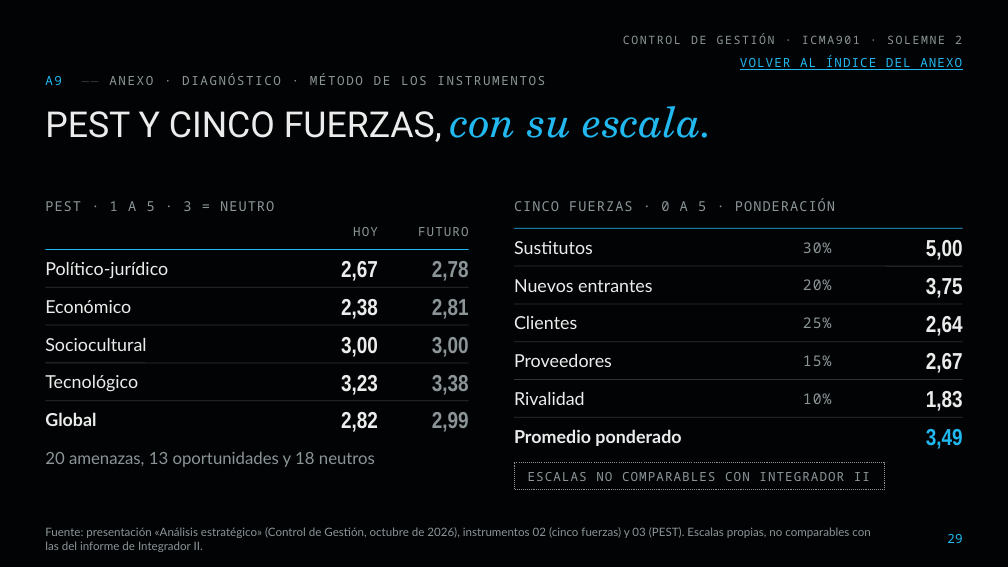
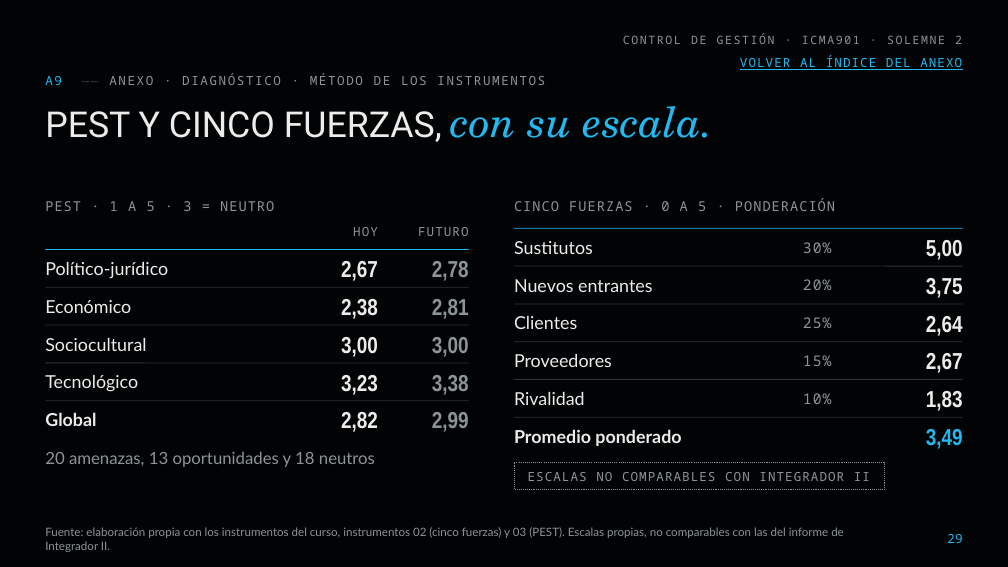
Before and after one commit to diegoaam0109-ux/lumine, a slide deck: slide 29 of solemne-2/Lumine_Solemne2_CMI_Control_de_Gestion.pptx. Drawn at 1008x567 pixels with LibreOffice and Linux fonts; fonts in the diff are those of the drawing; background and template pictures are left out. Boxes give left, top, right and bottom in pixels: in the first picture for what was removed or moved away, otherwise in the second. Text is boxed around its words. In the diff, an @@ line names an element or a change of style, - is before the commit and + after.

```diff
--- a/solemne-2/Lumine_Solemne2_CMI_Control_de_Gestion.pptx
+++ b/solemne-2/Lumine_Solemne2_CMI_Control_de_Gestion.pptx
@@ text at box(45, 527, 844, 552): text changed @@
-Fuente: presentación «Análisis estratégico» (Control de Gestión, octubre de 2026), instrumentos 02 (cinco fuerzas) y 03 (PEST). Escalas propias, no comparables con las del informe de Integrador II.
+Fuente: elaboración propia con los instrumentos del curso, instrumentos 02 (cinco fuerzas) y 03 (PEST). Escalas propias, no comparables con las del informe de Integrador II.
```
Also in this commit, not shown: 26 other slides changed, 24 other files.
